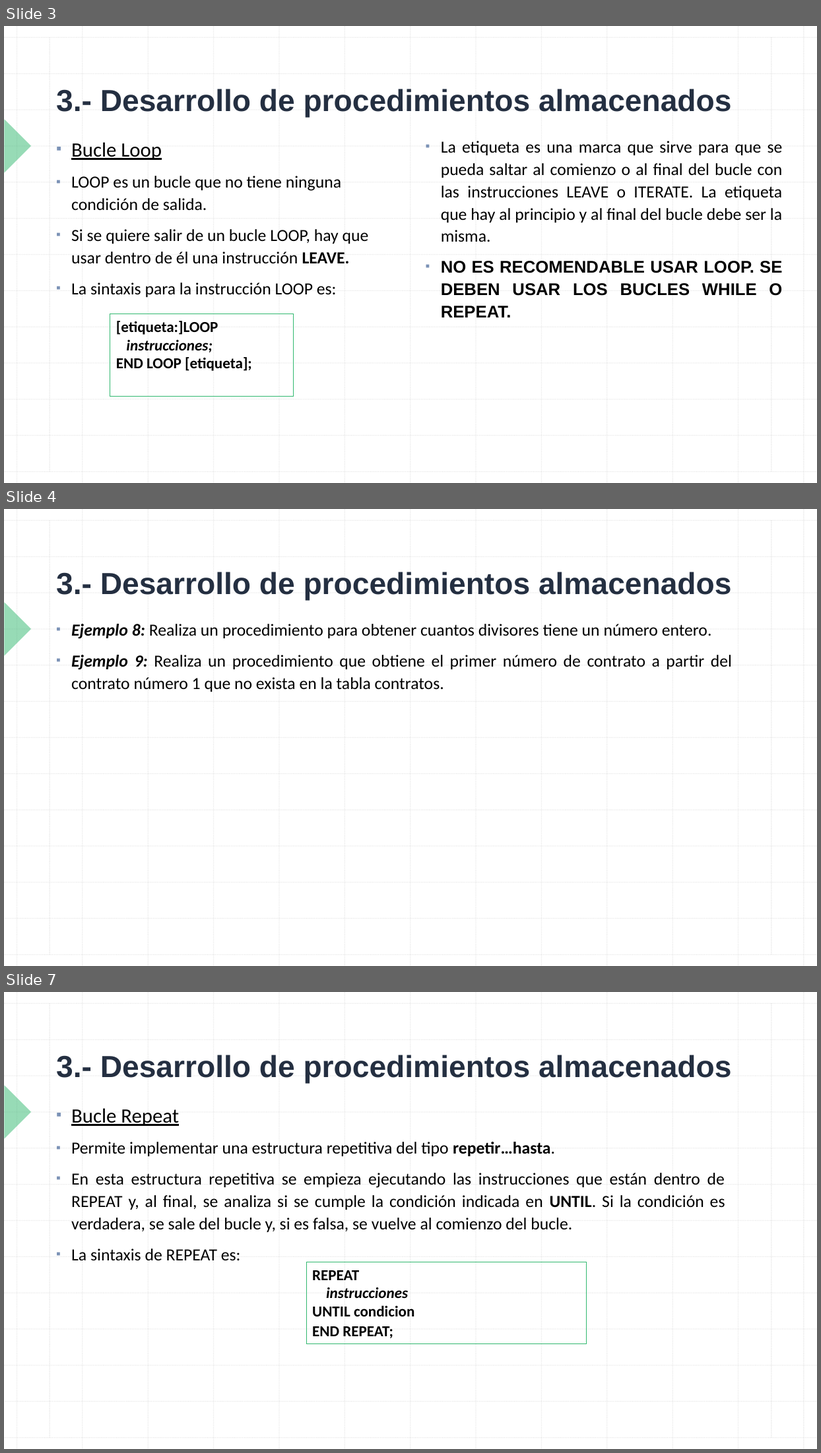
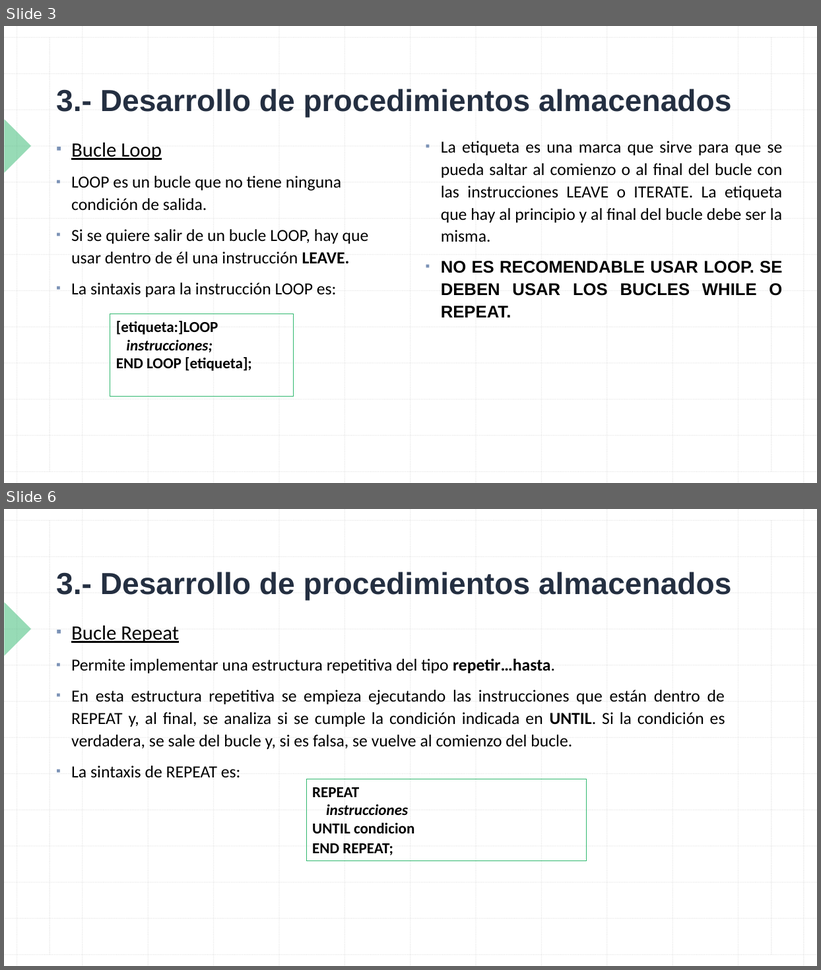
Before and after one commit to NuriaCelis/GBD2324, a slide deck: Tema6/TEMA 6 Sesion 4.pptx. Shown one above the other, each under a label of ours: slides 3, 4 and 7 before the commit, slides 3 and 6 after it; the slides between them are not shown. The pictures are 821x1453 and 821x970 pixels, drawn with LibreOffice and Linux fonts; fonts in the diff are those of the drawing. Boxes give left, top, right and bottom in pixels: in the first picture for what was removed or moved away, otherwise in the second. Text is boxed around its words. In the diff, an @@ line names an element or a change of style, - is before the commit and + after.

```diff
--- a/Tema6/TEMA 6 Sesion 4.pptx
+++ b/Tema6/TEMA 6 Sesion 4.pptx
@@ slide 4 removed at bbox=[4, 509, 817, 966], background #FFFFFF; not listed: 29 template elements that a slide beside it also shows @@
@@ title removed at bbox=[56, 572, 732, 601] @@
-3.- Desarrollo de procedimientos almacenados
@@ text removed at bbox=[71, 624, 732, 692] @@
-▪ Ejemplo 8: Realiza un procedimiento para obtener cuantos divisores tiene un número entero.
-▪ Ejemplo 9: Realiza un procedimiento que obtiene el primer número de contrato a partir del contrato número 1 que no exista en la tabla contratos.
@@ what was slide 7 is now slide 6 @@
```
Also in this commit, not shown: 1 slide changed, 5 slides added, 7 other slides removed, 2 other files.
